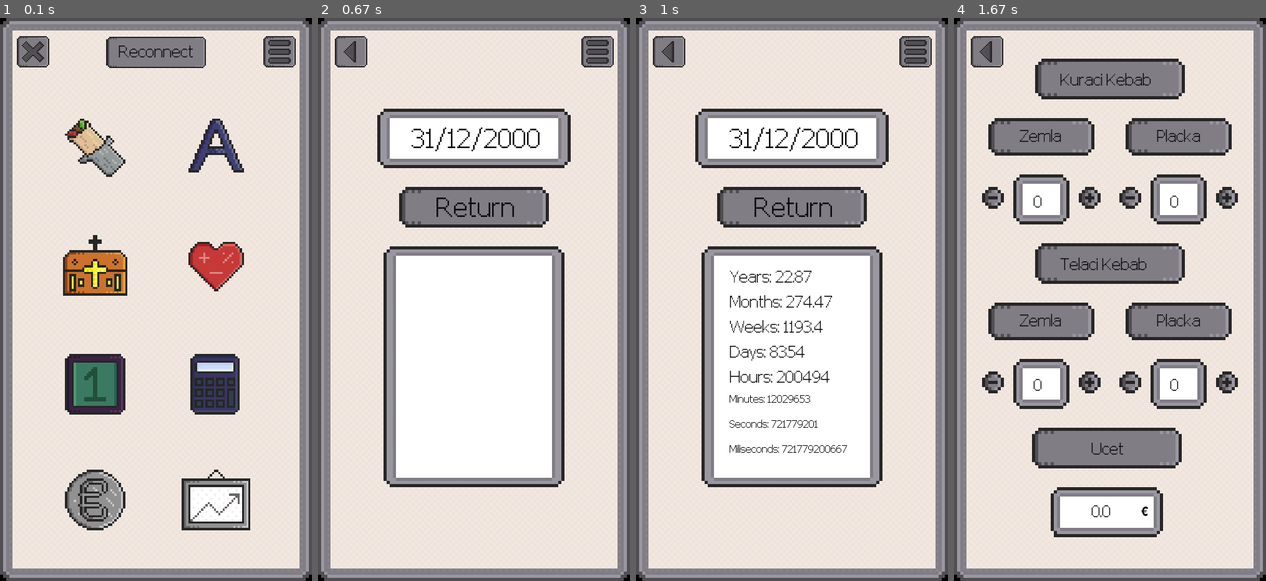
Above: before the commit, frames 1-4 (left to right).
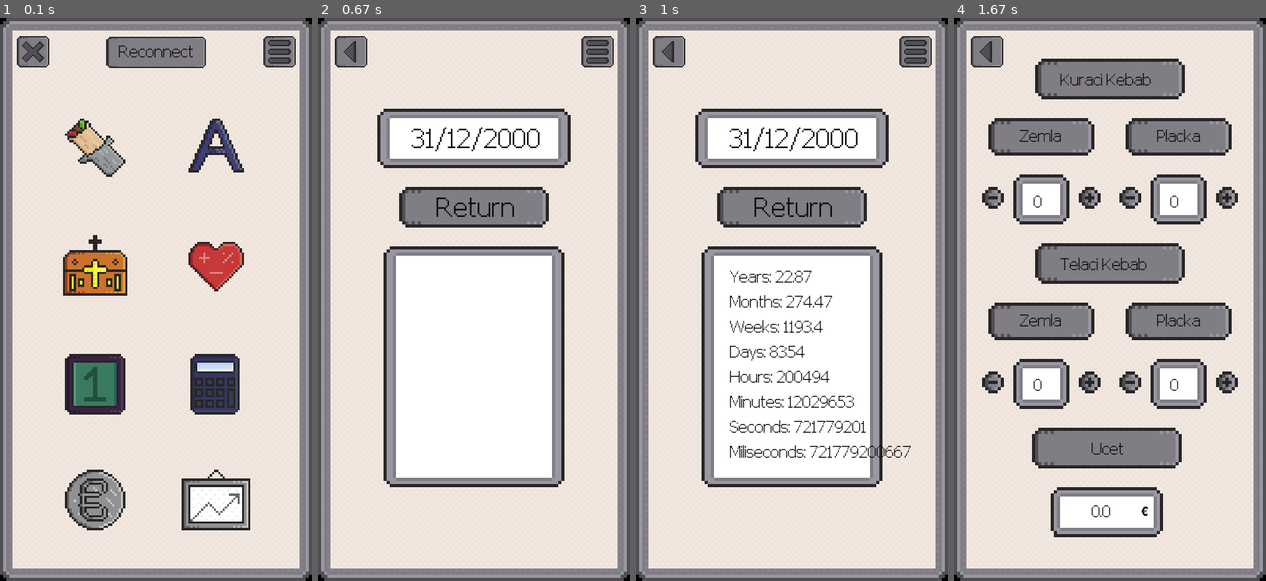
Above: after the commit, the same moments.

Repository: MichalRybecky/JAKP
Game: pygame game, started from main.py
Two runs of this game, one before a commit and one after it. Both use one fixed random seed, a clock stepped at 60 frames per second and the inputs below.
Inputs (mouse positions are in pixels of both pictures, inside the frame that each line leads up to):
- Up to frame 1 (0.1 s): no input
- Up to frame 2 (0.67 s): click (533, 265) at 0.38 s
- Up to frame 3 (1 s): tap Enter at 0.67 s
- Up to frame 4 (1.67 s): press the mouse at (985, 51) at 1.03 s; move the mouse to (1085, 215) at 1.13 s; release the mouse at (1181, 383) at 1.27 s; click (1047, 147) at 1.38 s

Frames 1-2 are identical in both runs. In frame 3, 1.3% of the frame differs, in the area x 30-89%, y 67-79%; in frame 4, nothing differs.

Commit message:
dal som main font na tri veci, od minut dole sa mi zda

Diff:
--- a/apps/kalkulacka_zivota.py
+++ b/apps/kalkulacka_zivota.py
@@ -82,9 +82,9 @@
                 label_weeks = MAIN_FONT.render(f'Weeks: {str(result["weeks"])}', 1, FONT_COLOR)
                 label_days = MAIN_FONT.render(f'Days: {str(result["days"])}', 1, FONT_COLOR)
                 label_hours = MAIN_FONT.render(f'Hours: {str(result["hours"])}', 1, FONT_COLOR)
-                label_minutes = SMALL_FONT.render(f'Minutes: {str(result["minutes"])}', 1, FONT_COLOR)
-                label_seconds = SMALL_FONT.render(f'Seconds: {str(result["seconds"])}', 1, FONT_COLOR)
-                label_miliseconds = SMALL_FONT.render(f'Miliseconds: {str(result["miliseconds"])}', 1, FONT_COLOR)
+                label_minutes = MAIN_FONT.render(f'Minutes: {str(result["minutes"])}', 1, FONT_COLOR)
+                label_seconds = MAIN_FONT.render(f'Seconds: {str(result["seconds"])}', 1, FONT_COLOR)
+                label_miliseconds = MAIN_FONT.render(f'Miliseconds: {str(result["miliseconds"])}', 1, FONT_COLOR)
                 to_blit = [label_years, label_months, label_weeks, label_days, label_hours, label_minutes, label_seconds, label_miliseconds]
 
                 y_diff = 0
